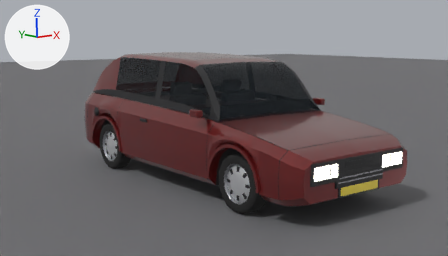
The Blender file assets/blender/tr_hatch.blend, before and after one commit.
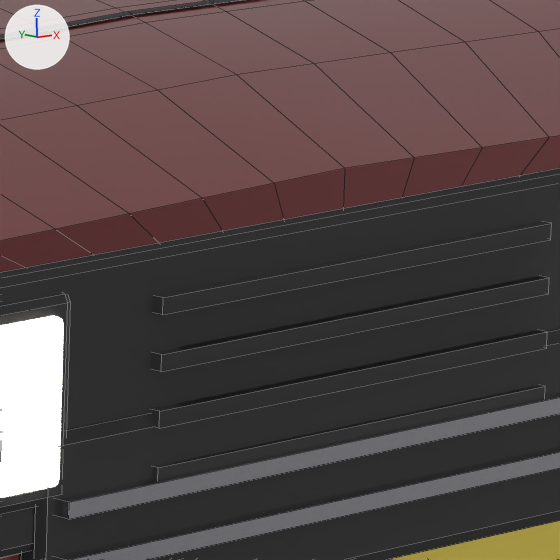
The first picture shows the older version from the file's camera 'Camera'. The close-ups show the older and then the newer version on the part from 74% to 84% of the width and 54% to 71% of the height of that picture. Only the edits that show in the close-ups are written down. Arrows for +X, +Y and +Z are at upper left; the lights stay in place. The close-ups show mesh edges as thin lines.

The scene before the commit, as lines of its bpy script (objects in view):
```python
me_grille_slat2 = bpy.data.meshes.new('grille_slat2')
me_grille_slat2.from_pydata(...)  # a box spanning x -0.21..0.21, y -0.006..0.006, z -0.006..0.006
me_grille_slat2.materials.append(mat_trim)  # black #242427
me_intake_slat0 = bpy.data.meshes.new('intake_slat0')
me_intake_slat0.from_pydata(...)  # a box spanning x -0.31..0.31, y -0.01..0.01, z -0.006..0.006
me_intake_slat0.materials.append(mat_chrome)  # white #e7e7ea
me_plate_front = bpy.data.meshes.new('plate_front')
me_plate_front.from_pydata([(-0.26, 0.0, -0.058), (0.26, 0.0, -0.058), (0.26, 0.0, 0.058), (-0.26, 0.0, 0.058)], [], [(0, 1, 2, 3)])
me_plate_front.materials.append(mat_plate)  # yellow #f9e13f
ob_grille_slat2 = bpy.data.objects.new('grille_slat2', me_grille_slat2)
ob_grille_slat2.parent = ob_trhatch
ob_grille_slat2.location = (0.0, -2.012, 0.511)
ob_intake_slat0 = bpy.data.objects.new('intake_slat0', me_intake_slat0)
ob_intake_slat0.parent = ob_trhatch
ob_intake_slat0.location = (0.0, -2.016, 0.382)
ob_plate_front = bpy.data.objects.new('plate_front', me_plate_front)
ob_plate_front.parent = ob_trhatch
ob_plate_front.location = (0.0, -2.01, 0.308)
# also in view: 'grille_slat1' at (0.0, -2.01, 0.47); 'headlamp_R' at (-0.46, -2.01, 0.5); 'hood' at (0.0, -1.3, 0.77); 'nose' at (0.0, -1.9, 0.45); 'grille' at (0.0, -1.99, 0.49)
```
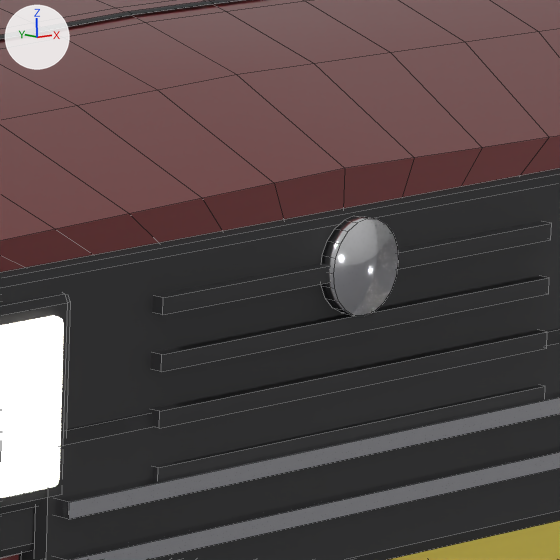
Pixel boxes [x1, y1, x2, y2] of what changed, in the close-ups (560 x 560 px):
'badge_front', added
    after: [321, 216, 398, 316]

Edits to the bpy script that builds the scene:
```text
Add me_badge_front:
    me_badge_front.from_pydata(...)  # a 20-sided cylinder along y spanning x -0.035..0.035, y -0.006..0.006, z -0.035..0.035
    me_badge_front.polygons.foreach_set('use_smooth', [True] * 22)
    me_badge_front.materials.append(mat_chrome)  # white #e7e7ea
Add ob_badge_front:
    ob_badge_front = bpy.data.objects.new('badge_front', me_badge_front)
    ob_badge_front.parent = ob_trhatch
    ob_badge_front.location = (0.0, -2.016, 0.552)
```
